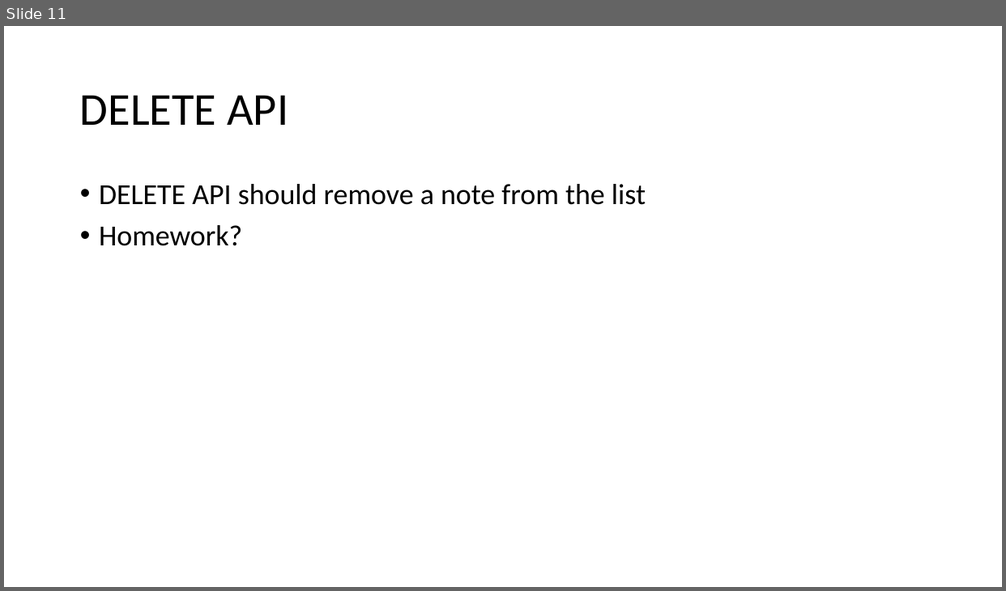
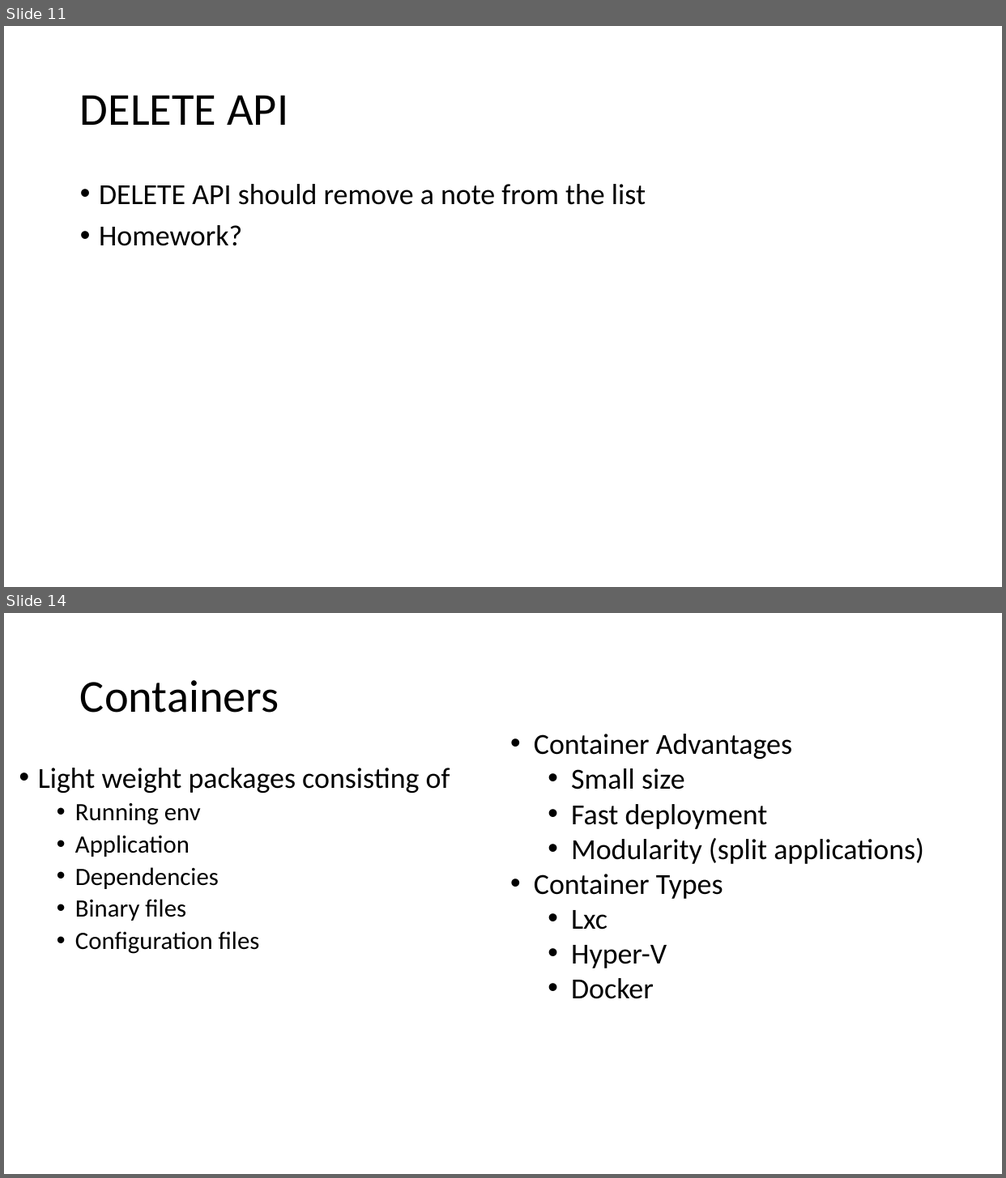
Before and after one commit to papajohn-uop/ADVANCED_PROGRAMMING_TECHNIQUES, a slide deck: Course.pptx. Shown one above the other, each under a label of ours: slide 11 before the commit, slides 11 and 14 after it; the slides between them are not shown. The pictures are 1006x591 and 1006x1178 pixels, drawn with LibreOffice and Linux fonts; fonts in the diff are those of the drawing. Boxes give left, top, right and bottom in pixels: in the first picture for what was removed or moved away, otherwise in the second. Text is boxed around its words. In the diff, an @@ line names an element or a change of style, - is before the commit and + after.

```diff
--- a/Course.pptx
+++ b/Course.pptx
@@ slide 14 added at [4,613,1002,1174], background #FFFFFF @@
@@ title added at [80,680,279,713], 44 pt, text #000000 @@
+Containers
@@ text added at [534,734,924,999], 28 pt, text #000000 @@
+• Container Advantages
+  • Small size
+  • Fast deployment
+  • Modularity (split applications)
+• Container Types
+  • Lxc
+  • Hyper-V
+  • Docker
@@ text added at [38,768,450,954], 24 pt, text #000000 @@
+• Light weight packages consisting of
+  • Running env
+  • Application
+  • Dependencies
+  • Binary files
+  • Configuration files
```
Also in this commit, not shown: 2 slides changed, 6 other slides added, 1 slide removed.
